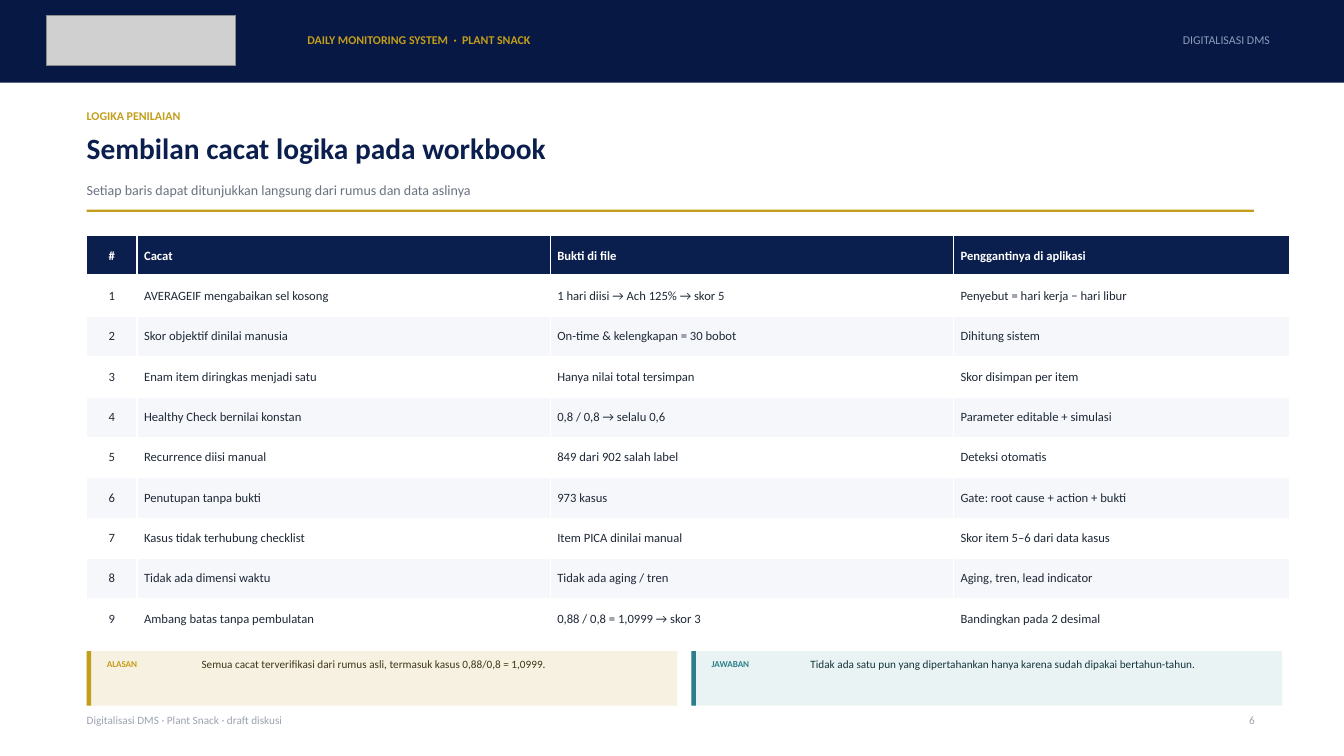
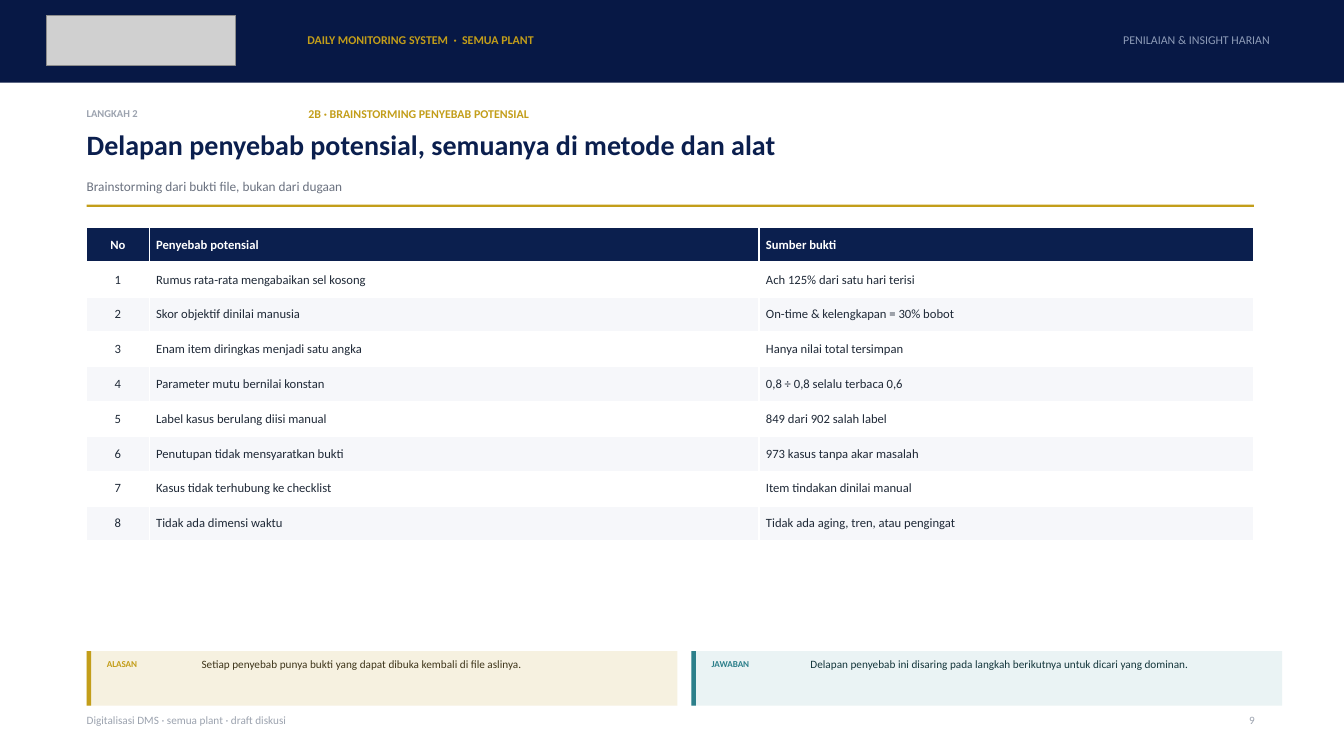
Before and after one commit to GalaxyDust/DailyMonitoringSystem_App, a slide deck: slide 9 of docs/DMS_Digitalisasi_v1.pptx (slide 6 before the commit). Drawn at 1344x756 pixels with LibreOffice and Linux fonts; fonts in the diff are those of the drawing; grey boxes stand for pictures; background and template pictures are left out. Boxes give left, top, right and bottom in pixels: in the first picture for what was removed or moved away, otherwise in the second. Text is boxed around its words. In the diff, an @@ line names an element or a change of style, - is before the commit and + after.

Commit message:
docs(ppt): susun ulang deck dengan kerangka SGA 8 langkah (1A-8B), bahasa umum semua plant

```diff
--- a/docs/DMS_Digitalisasi_v1.pptx
+++ b/docs/DMS_Digitalisasi_v1.pptx
@@ text at bbox=[307, 36, 533, 44]: text changed @@
-DAILY MONITORING SYSTEM · PLANT SNACK
+DAILY MONITORING SYSTEM · SEMUA PLANT
@@ text added at bbox=[1123, 36, 1269, 44], 8.5 pt, text #8E9CB8 @@
+PENILAIAN & INSIGHT HARIAN
@@ text removed at bbox=[1183, 36, 1270, 44] @@
-DIGITALISASI DMS
@@ text removed at bbox=[87, 112, 181, 120] @@
-LOGIKA PENILAIAN
@@ text added at bbox=[87, 110, 137, 117], 7.5 pt, text #9CA3AF, bold @@
+LANGKAH 2
@@ text added at bbox=[308, 110, 529, 118], 8.5 pt, text #C39E1A, bold @@
+2B · BRAINSTORMING PENYEBAB POTENSIAL
@@ text removed at bbox=[87, 138, 545, 164] @@
-Sembilan cacat logika pada workbook
@@ text added at bbox=[87, 135, 775, 160], 20 pt, text #0B1F4E, bold @@
+Delapan penyebab potensial, semuanya di metode dan alat
@@ rectangle: place and size @@
-rectangle at bbox=[87, 210, 1254, 212]
+rectangle at bbox=[87, 205, 1254, 207]
@@ text removed at bbox=[87, 185, 470, 198] @@
-Setiap baris dapat ditunjukkan langsung dari rumus dan data aslinya
@@ text added at bbox=[87, 182, 343, 193], 9.5 pt, text #6B7280 @@
+Brainstorming dari bukti file, bukan dari dugaan
@@ table at bbox=[87, 228, 1254, 540] @@
-# | Cacat | Bukti di file | Penggantinya di aplikasi
-1 | AVERAGEIF mengabaikan sel kosong | 1 hari diisi → Ach 125% → skor 5 | Penyebut = hari kerja − hari libur
-2 | Skor objektif dinilai manusia | On-time & kelengkapan = 30 bobot | Dihitung sistem
-3 | Enam item diringkas menjadi satu | Hanya nilai total tersimpan | Skor disimpan per item
-4 | Healthy Check bernilai konstan | 0,8 / 0,8 → selalu 0,6 | Parameter editable + simulasi
-5 | Recurrence diisi manual | 849 dari 902 salah label | Deteksi otomatis
-6 | Penutupan tanpa bukti | 973 kasus | Gate: root cause + action + bukti
-7 | Kasus tidak terhubung checklist | Item PICA dinilai manual | Skor item 5–6 dari data kasus
-8 | Tidak ada dimensi waktu | Tidak ada aging / tren | Aging, tren, lead indicator
-9 | Ambang batas tanpa pembulatan | 0,88 / 0,8 = 1,0999 → skor 3 | Bandingkan pada 2 desimal
+No | Penyebab potensial | Sumber bukti
+1 | Rumus rata-rata mengabaikan sel kosong | Ach 125% dari satu hari terisi
+2 | Skor objektif dinilai manusia | On-time & kelengkapan = 30% bobot
+3 | Enam item diringkas menjadi satu angka | Hanya nilai total tersimpan
+4 | Parameter mutu bernilai konstan | 0,8 ÷ 0,8 selalu terbaca 0,6
+5 | Label kasus berulang diisi manual | 849 dari 902 salah label
+6 | Penutupan tidak mensyaratkan bukti | 973 kasus tanpa akar masalah
+7 | Kasus tidak terhubung ke checklist | Item tindakan dinilai manual
+8 | Tidak ada dimensi waktu | Tidak ada aging, tren, atau pengingat
@@ table: place and size @@
-table at bbox=[87, 236, 1290, 639]
+table at bbox=[87, 228, 1254, 540]
@@ text at bbox=[202, 660, 521, 670]: text changed @@
-Semua cacat terverifikasi dari rumus asli, termasuk kasus 0,88/0,8 = 1,0999.
+Setiap penyebab punya bukti yang dapat dibuka kembali di file aslinya.
@@ text at bbox=[810, 660, 1188, 670]: text changed @@
-Tidak ada satu pun yang dipertahankan hanya karena sudah dipakai bertahun-tahun.
+Delapan penyebab ini disaring pada langkah berikutnya untuk dicari yang dominan.
@@ text at bbox=[87, 716, 286, 726]: text changed @@
-Digitalisasi DMS · Plant Snack · draft diskusi
+Digitalisasi DMS · semua plant · draft diskusi
```
Also in this commit, not shown: 4 other slides changed, 18 slides added, 11 slides removed, 2 other files.
